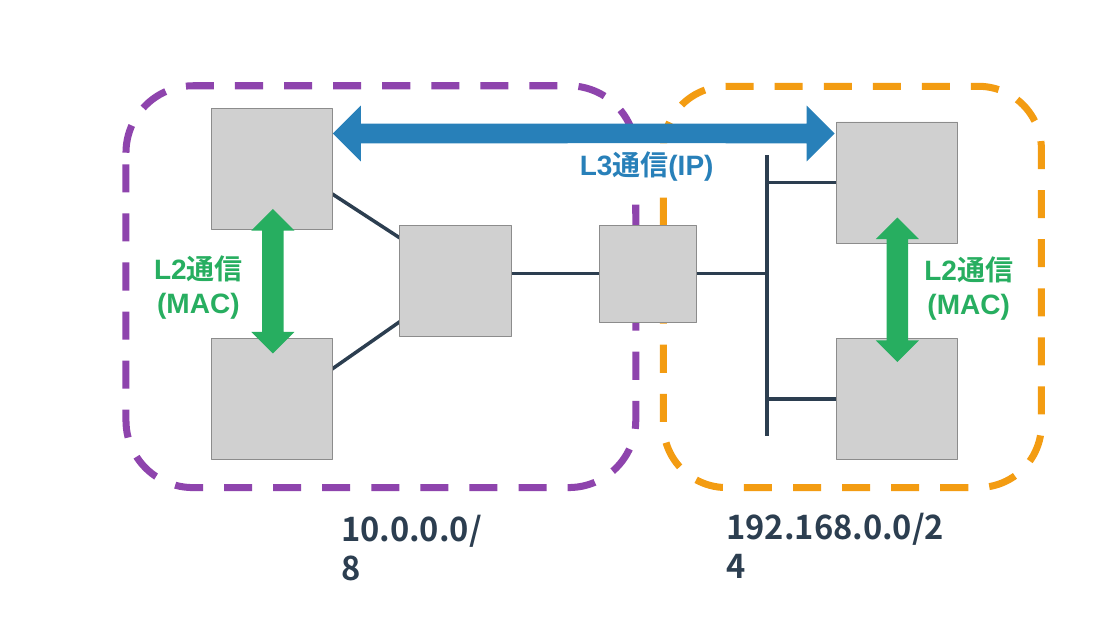
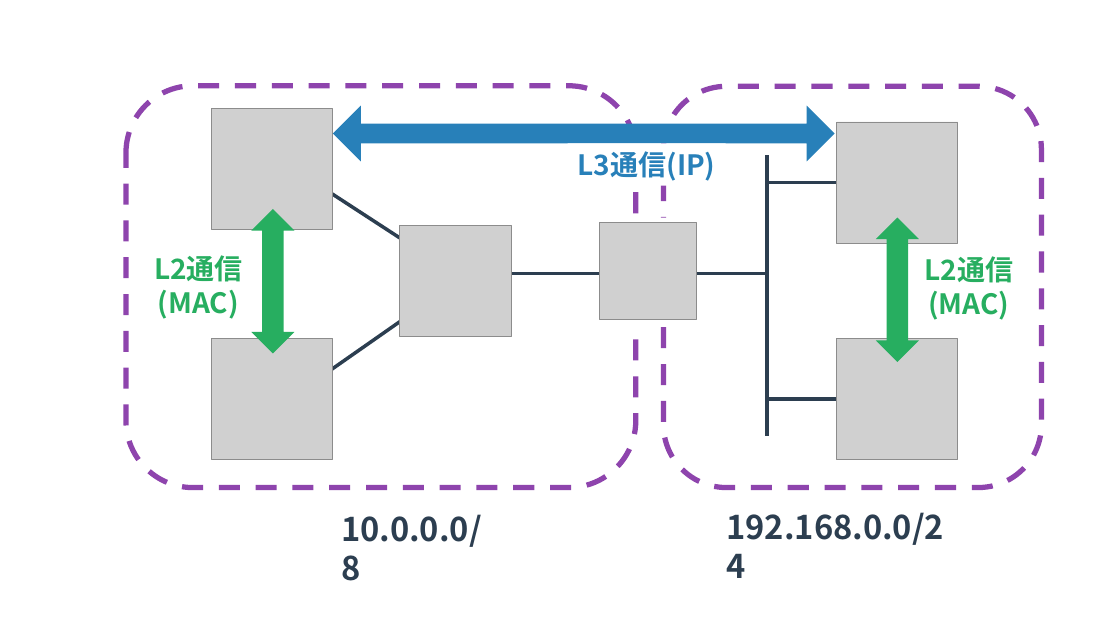
Before and after one commit to yuichi110/www.yuichi.com-network, a slide deck: slide 6 of slides/0025.pptx (slide 1 before the commit). Drawn at 1120x630 pixels with LibreOffice and Linux fonts; fonts in the diff are those of the drawing; grey boxes stand for pictures. Boxes give left, top, right and bottom in pixels: in the first picture for what was removed or moved away, otherwise in the second. Text is boxed around its words. In the diff, an @@ line names an element or a change of style, - is before the commit and + after.

```diff
--- a/slides/0025.pptx
+++ b/slides/0025.pptx
@@ rounded rectangle at <box>126,86,636,487</box>: outline #8E44AD 6 pt dashed to #8E44AD 4.5 pt dashed @@
@@ rounded rectangle at <box>664,87,1042,488</box>: outline #F39C12 6 pt dashed to #8E44AD 4.5 pt dashed @@
@@ picture: place and size @@
-picture at <box>599,225,697,323</box>
+picture at <box>599,222,697,319</box>
@@ rectangle added at <box>614,218,676,323</box>, fill #FFFFFF @@
@@ font Arial to Noto Sans CJK JP in 3 elements at <box>568,144,726,186</box>, <box>154,255,243,319</box>, <box>924,256,1013,320</box> @@
```
Also in this commit, not shown: 1 other slide changed, 4 slides added, 3 other files.
